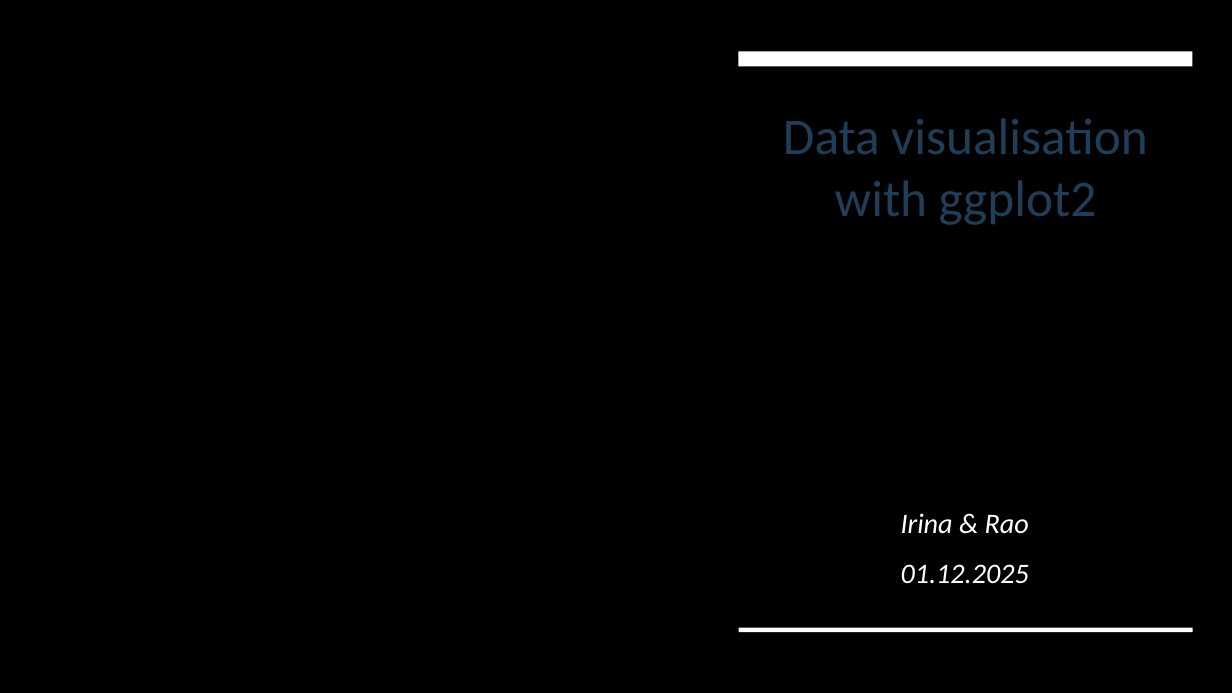
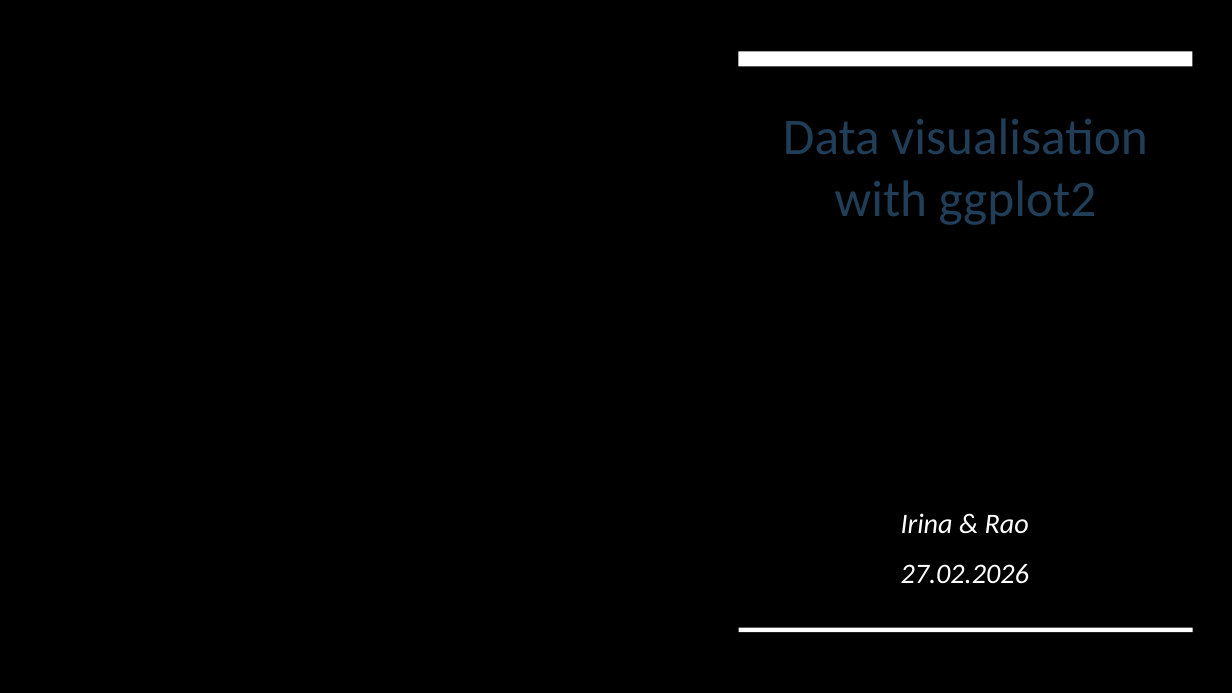
Before and after one commit to Chelysheva/data_vis_ggplot2_Feb2026, a slide deck: slide 1 of Data_vis_ggplot2.pptx. Drawn at 1232x693 pixels with LibreOffice and Linux fonts; fonts in the diff are those of the drawing; background and template pictures are left out. Boxes give left, top, right and bottom in pixels: in the first picture for what was removed or moved away, otherwise in the second. Text is boxed around its words. In the diff, an @@ line names an element or a change of style, - is before the commit and + after.

```diff
--- a/Data_vis_ggplot2.pptx
+++ b/Data_vis_ggplot2.pptx
@@ subtitle at <box>901,564,1029,584</box>: text changed @@
-01.12.2025
+27.02.2026
```
Also in this commit, not shown: 1 other slide changed, 2 other files.
